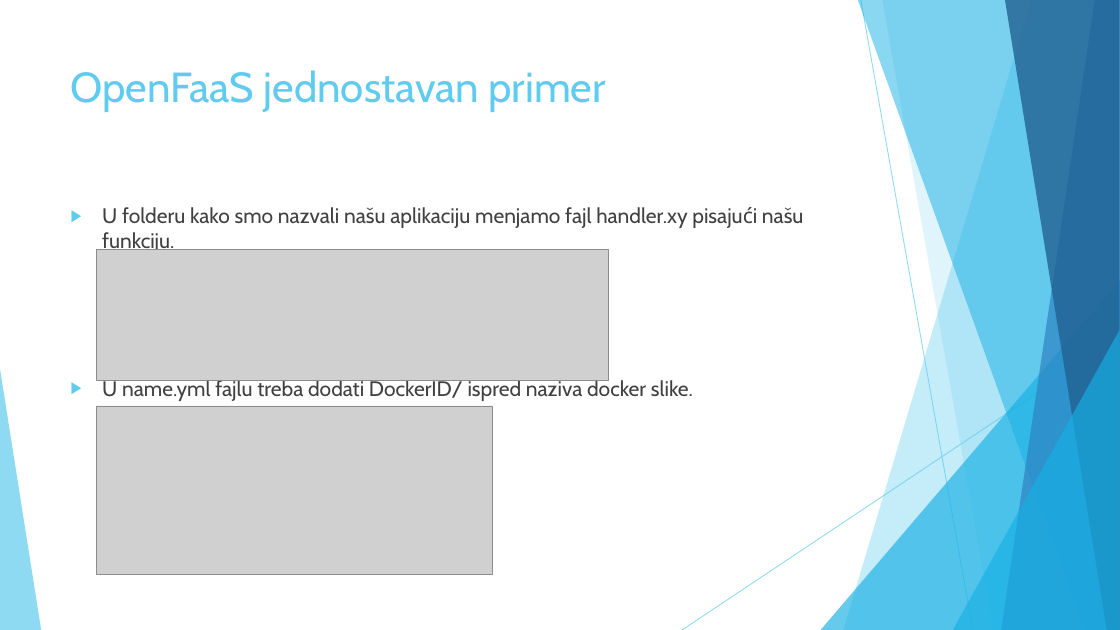
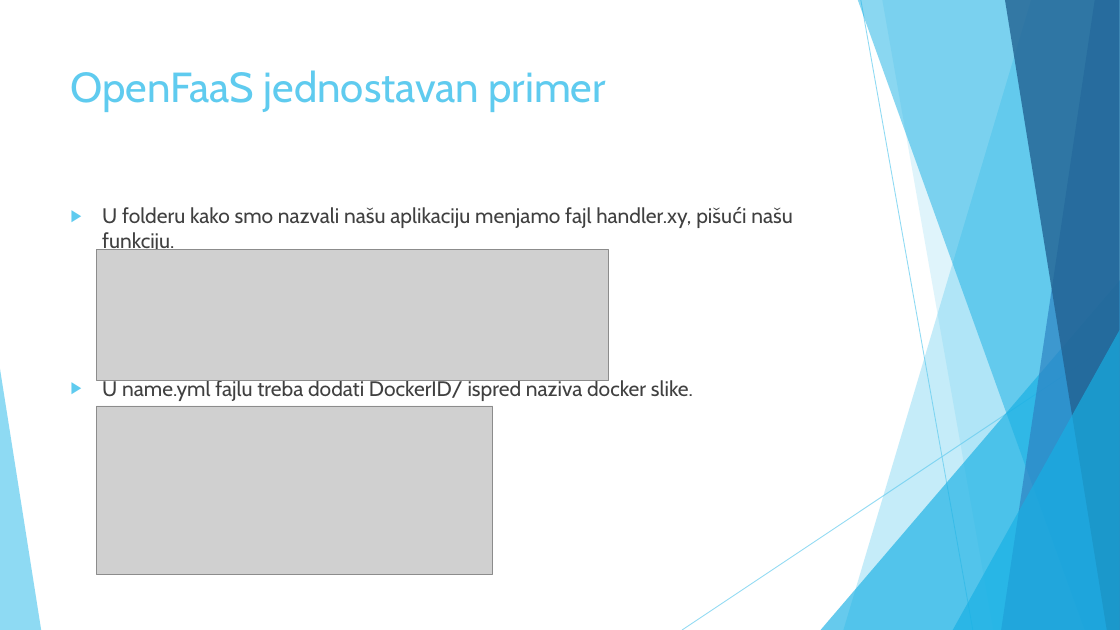
Before and after one commit to SlavkoPetrovic/SOA-Projekat, a slide deck: slide 16 of Seminarski/Prezentacija/OpenFaaS.pptx. Drawn at 1120x630 pixels with LibreOffice and Linux fonts; fonts in the diff are those of the drawing; grey boxes stand for pictures. Boxes give left, top, right and bottom in pixels: in the first picture for what was removed or moved away, otherwise in the second. Text is boxed around its words. In the diff, an @@ line names an element or a change of style, - is before the commit and + after.

```diff
--- a/Seminarski/Prezentacija/OpenFaaS.pptx
+++ b/Seminarski/Prezentacija/OpenFaaS.pptx
@@ text at [102, 207, 793, 250]: text changed @@
-▶ U folderu kako smo nazvali našu aplikaciju menjamo fajl handler.xy pisajući našu funkciju.
+▶ U folderu kako smo nazvali našu aplikaciju menjamo fajl handler.xy, pišući našu funkciju.
```
Also in this commit, not shown: 3 other slides changed, 1 other file.
